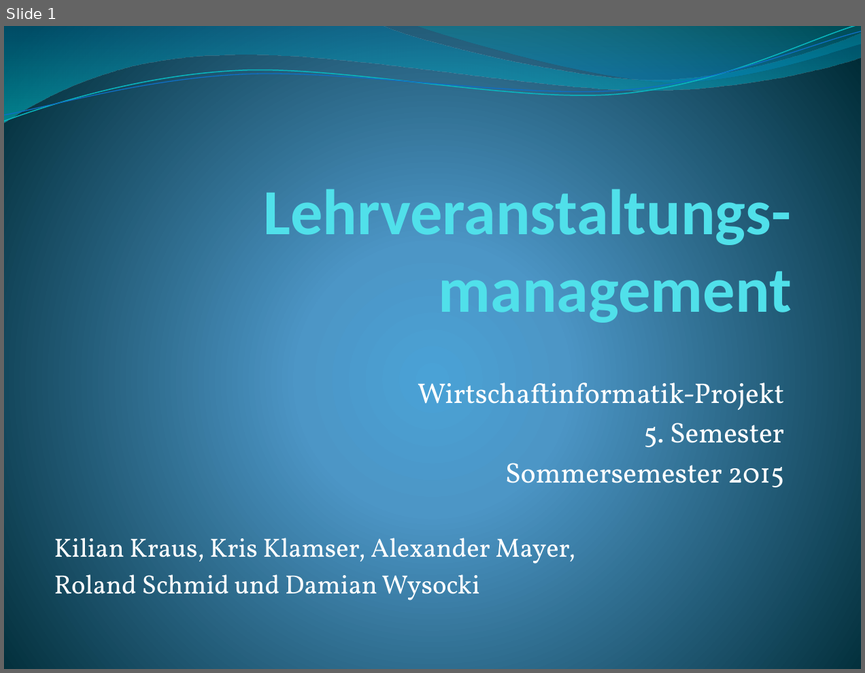
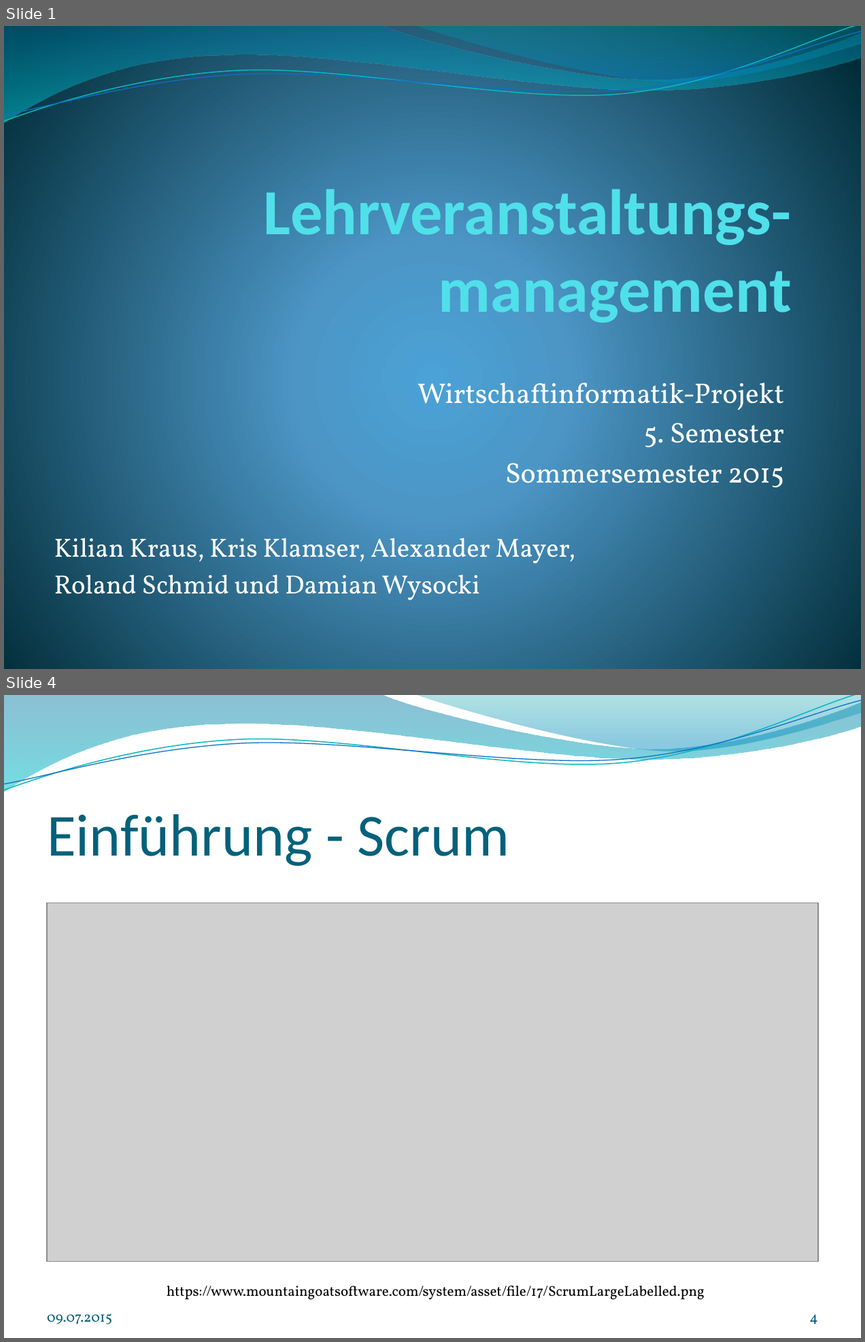
Before and after one commit to wf5ss2015/wfprj, a slide deck: Lehrveranstaltungsmanagement_Präsentation.pptx. Shown one above the other, each under a label of ours: slide 1 before the commit, slides 1 and 4 after it; the slides between them are not shown. The pictures are 865x673 and 865x1342 pixels, drawn with LibreOffice and Linux fonts; fonts in the diff are those of the drawing; grey boxes stand for pictures; background and template pictures are left out. Boxes give left, top, right and bottom in pixels: in the first picture for what was removed or moved away, otherwise in the second. Text is boxed around its words. In the diff, an @@ line names an element or a change of style, - is before the commit and + after.

```diff
--- a/Lehrveranstaltungsmanagement_Präsentation.pptx
+++ b/Lehrveranstaltungsmanagement_Präsentation.pptx
@@ slide 4 added at (4,695,861,1338), background picture (left out); not listed: 4 template elements that a slide beside it also shows @@
@@ title added at (47,814,509,866), 50 pt, text #04617B @@
+Einführung - Scrum
@@ picture added at (47,903,818,1261) @@
@@ text added at (167,1285,704,1300), 12 pt, text #000000 @@
+https://www.mountaingoatsoftware.com/system/asset/file/17/ScrumLargeLabelled.png
@@ text added at (47,1313,112,1324), 12 pt, text #045D75 @@
+09.07.2015
@@ page number added at (809,1314,818,1324), 12 pt, text #045D75 @@
+4
```
Also in this commit, not shown: 8 slides changed, 41 other slides added, 15 slides removed, 1 other file.
